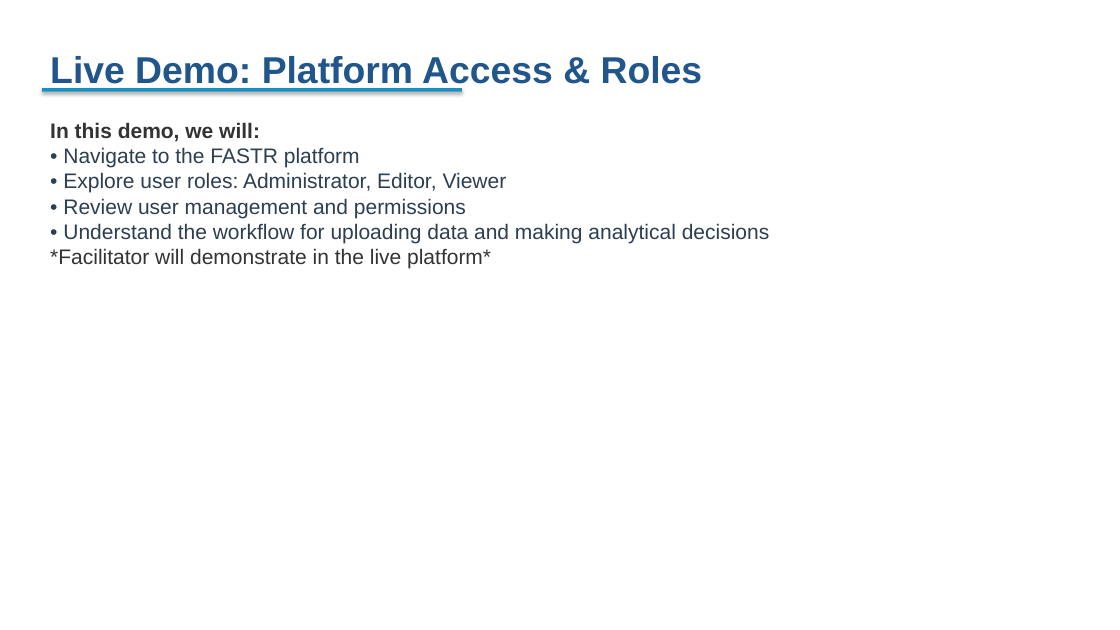
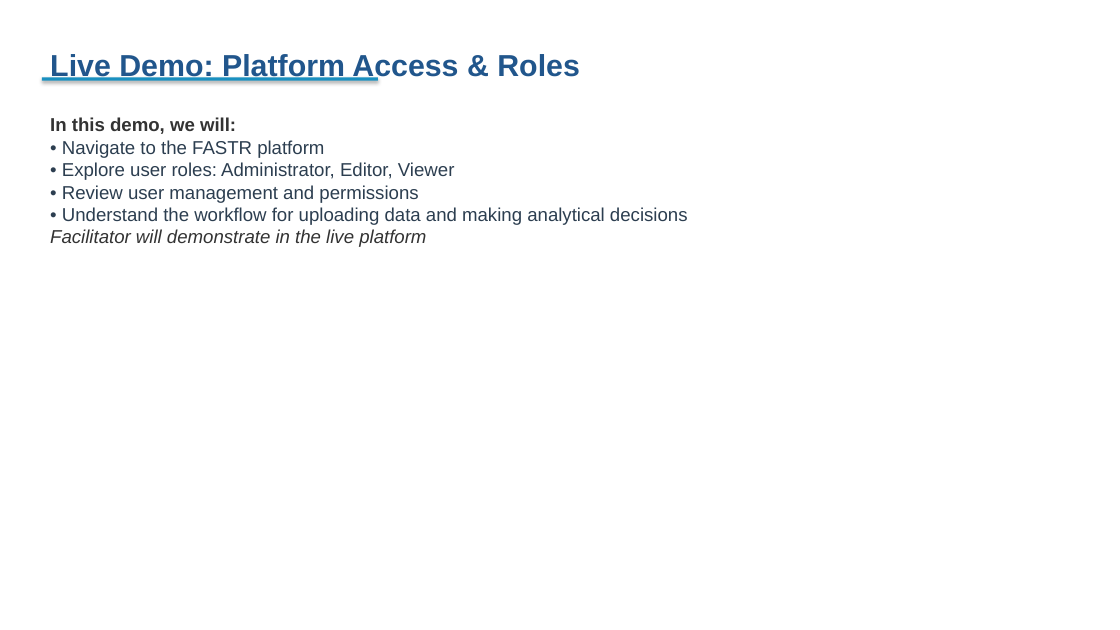
Before and after one commit to angelicalohdz/fastr-resource-hub, a slide deck: slide 25 of outputs/2026-zambia_deck.pptx (slide 17 before the commit). Drawn at 1120x630 pixels with LibreOffice and Linux fonts; fonts in the diff are those of the drawing. Boxes give left, top, right and bottom in pixels: in the first picture for what was removed or moved away, otherwise in the second. Text is boxed around its words. In the diff, an @@ line names an element or a change of style, - is before the commit and + after.

```diff
--- a/outputs/2026-zambia_deck.pptx
+++ b/outputs/2026-zambia_deck.pptx
@@ text "Live Demo: Platform Access & ..." at [50, 52, 580, 82]: size 32 to 26 pt @@
@@ rectangle: place and size @@
-rectangle at [42, 88, 462, 92]
+rectangle at [42, 77, 378, 81]
@@ text at [50, 117, 688, 225]: size 18 to 16 pt in "In this demo, we will:", "• Navigate to the FASTR platform", "• Explore user roles: Administrator, Editor, Viewer", "• Review user management and permissions" and 1 more places @@
@@ text at [50, 229, 426, 247]: text changed; size 18 to 16 pt; italic on @@
-*Facilitator will demonstrate in the live platform*
+Facilitator will demonstrate in the live platform
```
Also in this commit, not shown: 69 other slides changed, 40 slides added, 8 slides removed, 34 other files.
